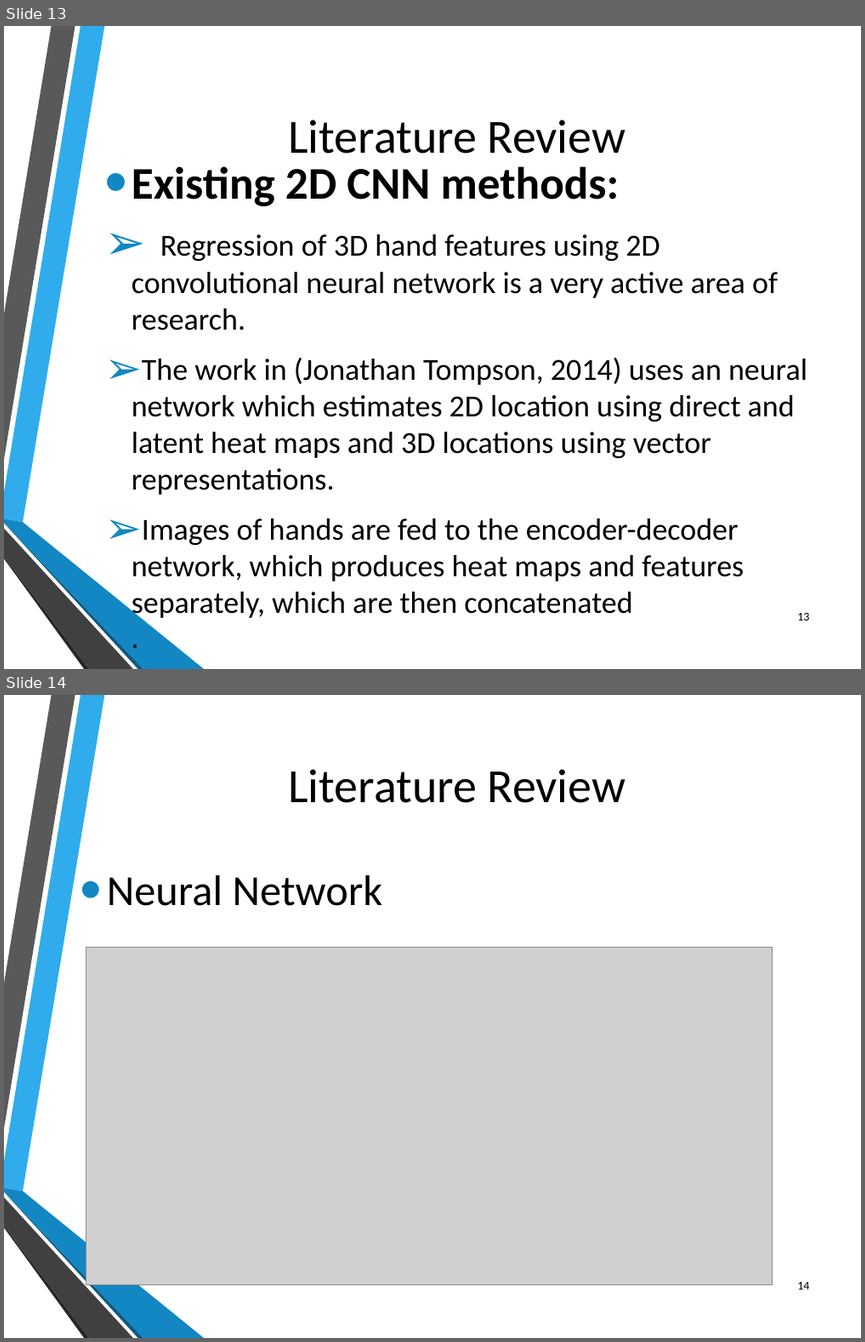
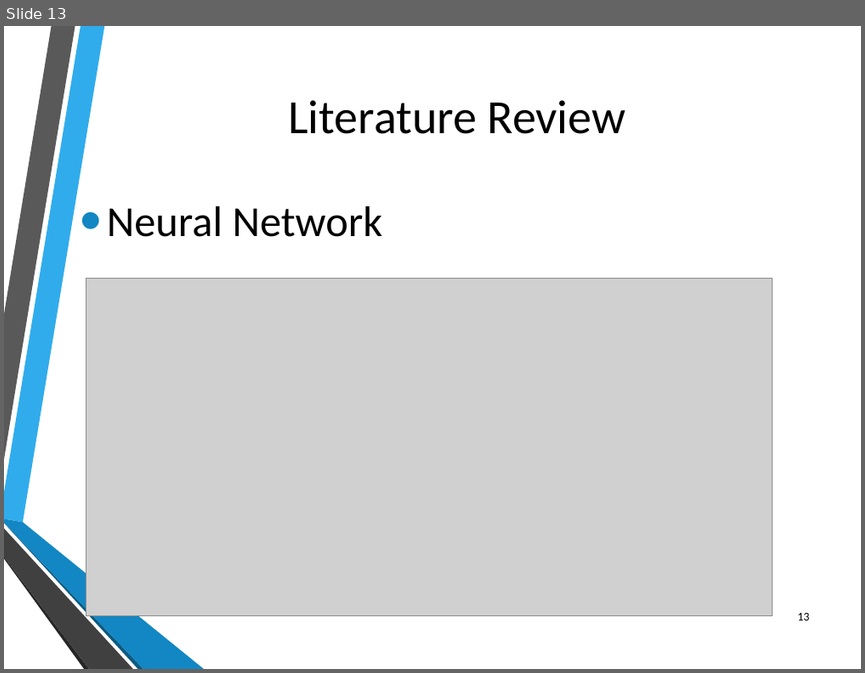
Before and after one commit to mustafaausama/hand-pose-prediction, a slide deck: THESIS_SLIDES/Modified_nofil.pptx. Shown one above the other, each under a label of ours: slides 13 and 14 before the commit, slide 13 after it. The pictures are 865x1342 and 865x673 pixels, drawn with LibreOffice and Linux fonts; fonts in the diff are those of the drawing; grey boxes stand for pictures; background and template pictures are left out. Boxes give left, top, right and bottom in pixels: in the first picture for what was removed or moved away, otherwise in the second. Text is boxed around its words. In the diff, an @@ line names an element or a change of style, - is before the commit and + after.

```diff
--- a/THESIS_SLIDES/Modified_nofil.pptx
+++ b/THESIS_SLIDES/Modified_nofil.pptx
@@ slide 13 removed at (x1=4, y1=26, x2=861, y2=669), background picture (left out); not listed: 6 template elements that a slide beside it also shows @@
@@ title removed at (x1=288, y1=120, x2=626, y2=154) @@
-Literature Review
@@ text removed at (x1=132, y1=234, x2=807, y2=620) @@
-• Existing 2D CNN methods:
-➢ Regression of 3D hand features using 2D convolutional neural network is a very active area of research.
-➢ The work in (Jonathan Tompson, 2014) uses an neural network which estimates 2D location using direct and latent heat maps and 3D locations using vector representations.
-➢ Images of hands are fed to the encoder-decoder network, which produces heat maps and features separately, which are then concatenated
-  .
@@ page number removed at (x1=797, y1=612, x2=809, y2=620) @@
-13
@@ what was slide 14 is now slide 13 @@
@@ page number at (x1=797, y1=612, x2=809, y2=620): text changed @@
-14
+13
```
Also in this commit, not shown: 1 slide changed, 1 other slide removed.
